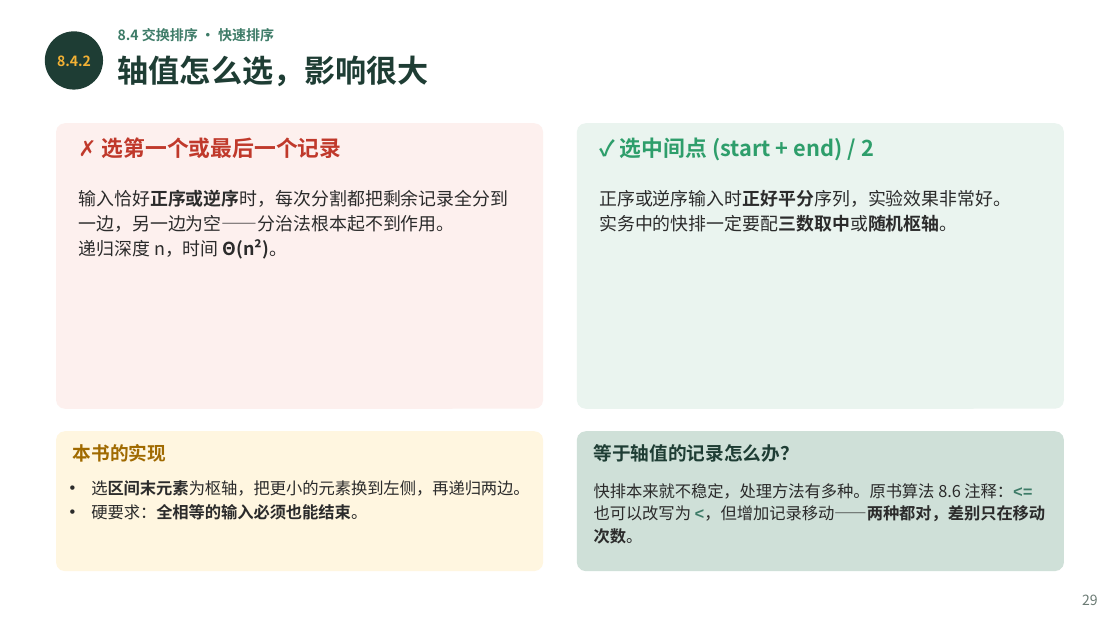
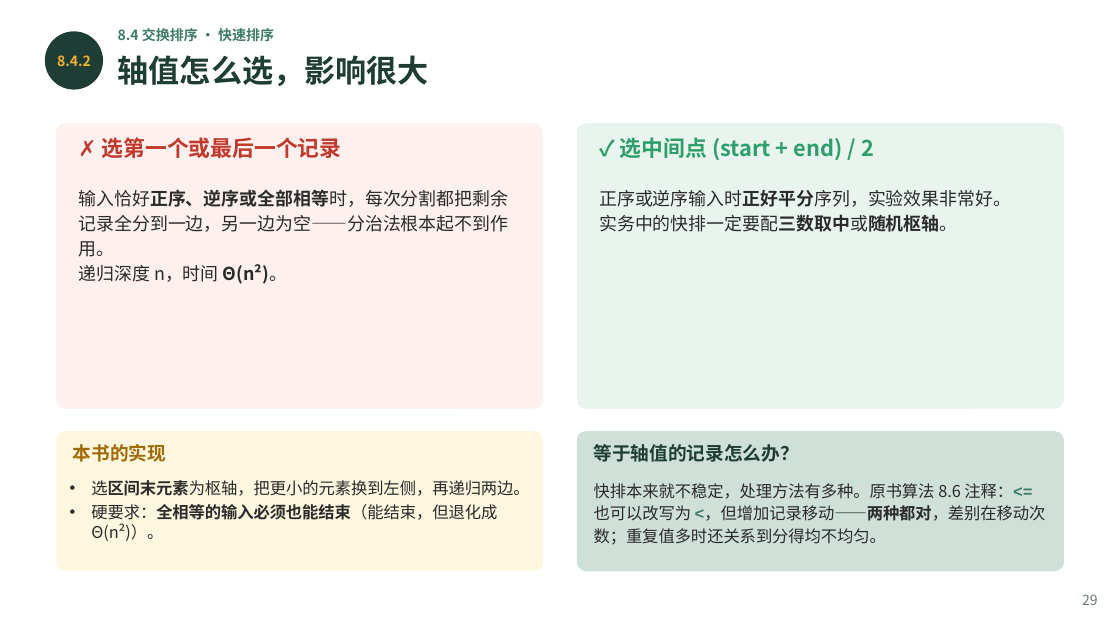
Before and after one commit to GMyhf/2026fall-cs201, a slide deck: slide 29 of courseware/202609_DSA_08_Sorting.pptx. Drawn at 1120x630 pixels with LibreOffice and Linux fonts; fonts in the diff are those of the drawing. Boxes give left, top, right and bottom in pixels: in the first picture for what was removed or moved away, otherwise in the second. Text is boxed around its words. In the diff, an @@ line names an element or a change of style, - is before the commit and + after.

```diff
--- a/courseware/202609_DSA_08_Sorting.pptx
+++ b/courseware/202609_DSA_08_Sorting.pptx
@@ text at bbox=[78, 189, 508, 257]: text changed @@
-输入恰好正序或逆序时，每次分割都把剩余记录全分到一边，另一边为空——分治法根本起不到作用。
+输入恰好正序、逆序或全部相等时，每次分割都把剩余记录全分到一边，另一边为空——分治法根本起不到作用。
@@ text at bbox=[91, 504, 497, 541]: text changed; bold off @@
-• 硬要求：全相等的输入必须也能结束。
+• 硬要求：全相等的输入必须也能结束（能结束，但退化成 Θ(n²)）。
@@ text at bbox=[594, 483, 1046, 545]: text changed @@
-快排本来就不稳定，处理方法有多种。原书算法 8.6 注释：<= 也可以改写为 <，但增加记录移动——两种都对，差别只在移动次数。
+快排本来就不稳定，处理方法有多种。原书算法 8.6 注释：<= 也可以改写为 <，但增加记录移动——两种都对，差别在移动次数；重复值多时还关系到分得均不均匀。
```
Also in this commit, not shown: 15 other slides changed, 32 other files.
